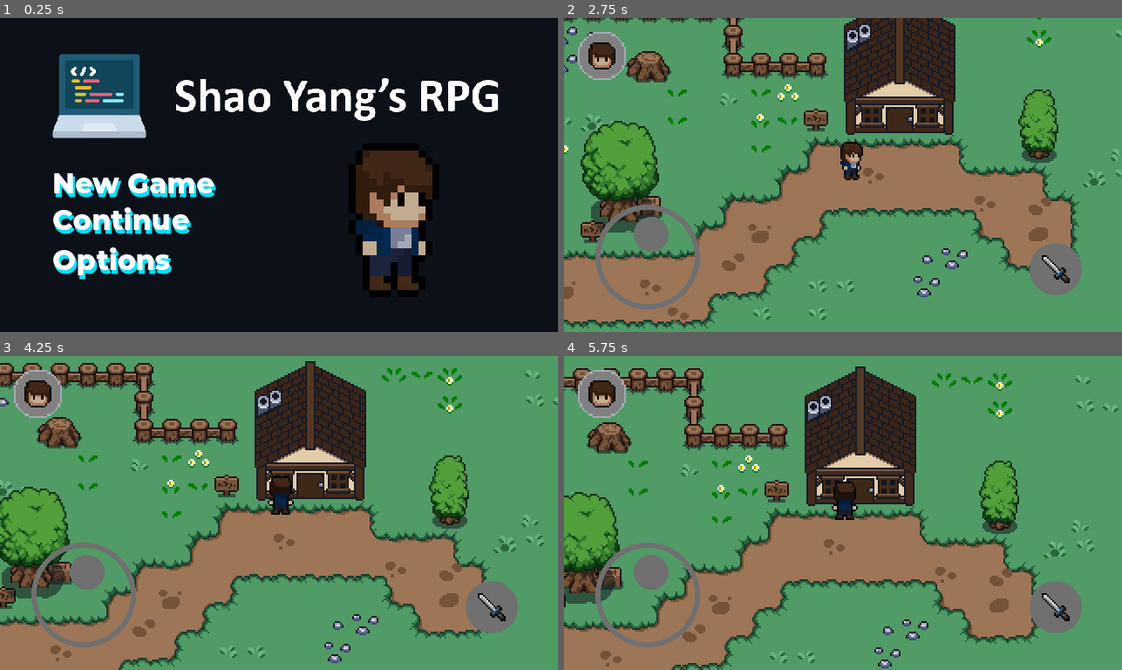
Above: before the commit, frames 1-4 (two rows, left to right).
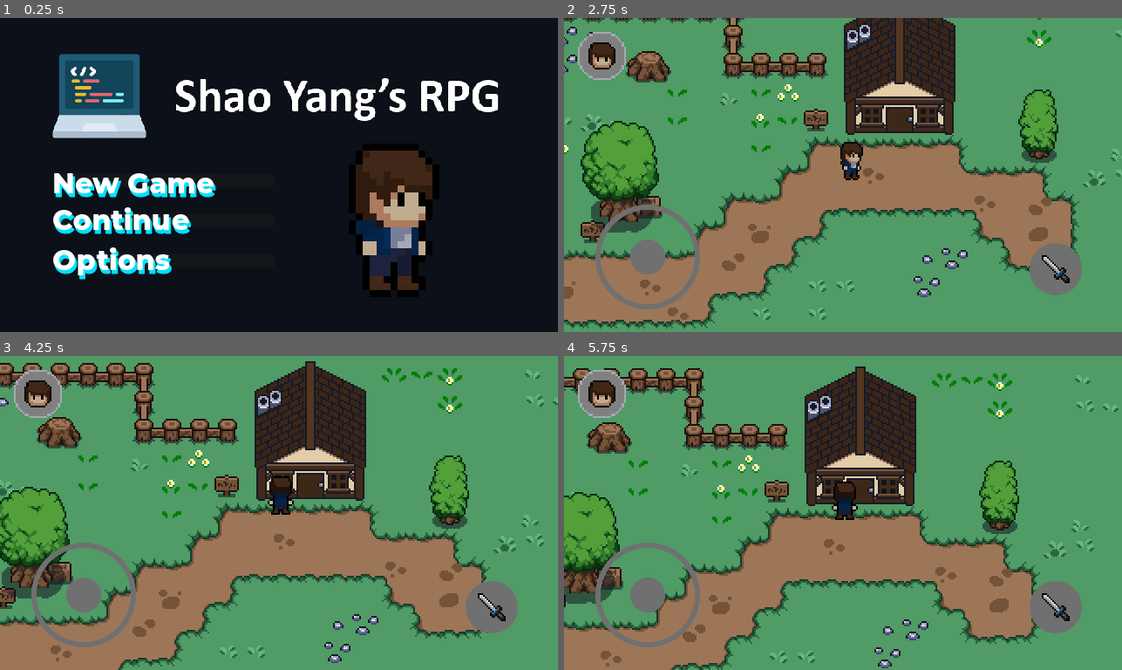
Above: after the commit, the same moments.

Repository: SYChai271/SY-RPG
Game: Godot game, scene res://title/Title.tscn
Two runs of this game, one before a commit and one after it. Both use one fixed random seed, a clock stepped at 60 frames per second and the inputs below.
Inputs (mouse positions are in pixels of both pictures, inside the frame that each line leads up to):
- Up to frame 1 (0.25 s): no input
- Up to frame 2 (2.75 s): click "New Game" at 0.5 s; tap Enter at 1.25 s; move the mouse to (965, 159) at 1.27 s; tap X (attack) at 1.35 s; click (965, 159) at 1.42 s; drag from (731, 190) to (815, 237) at 2.02 s
- Up to frame 3 (4.25 s): move the mouse to (334, 443) at 2.77 s; tap X (attack) at 2.85 s; click (334, 443) at 2.92 s; drag from (251, 575) to (111, 465) at 3.52 s
- Up to frame 4 (5.75 s): move the mouse to (1010, 560) at 4.27 s; tap X (attack) at 4.35 s; click (1010, 560) at 4.42 s; tap Space at 5 s; drag from (675, 465) to (759, 434) at 5.02 s

The runs differ from the first frame. In frame 2, 0.8% of the frame differs, in the area x 11-19%, y 63-82%; in frame 3, 0.8%; in frame 4, 0.8%.

Commit message:
centred handle

Diff:
--- a/title/Buttons/MenuButton.tscn
+++ b/title/Buttons/MenuButton.tscn
@@ -4,17 +4,14 @@
 [ext_resource type="Script" path="res://title/Buttons/MenuButton.gd" id="2"]
 
 [node name="MenuButton" type="Button"]
-anchors_preset = 15
-anchor_right = 1.0
-anchor_bottom = 1.0
-offset_bottom = -160.0
-flat = true
 script = ExtResource("2")
 
 [node name="Label" type="Label" parent="."]
 anchors_preset = 15
 anchor_right = 1.0
 anchor_bottom = 1.0
+grow_horizontal = 2
+grow_vertical = 2
 theme_override_colors/font_shadow_color = Color(0, 0.882353, 1, 1)
 theme_override_constants/shadow_offset_y = 2
 theme_override_fonts/font = ExtResource("1")
--- a/title/Buttons/NewGameButton.tscn
+++ b/title/Buttons/NewGameButton.tscn
@@ -3,12 +3,7 @@
 [ext_resource type="PackedScene" uid="uid://1ufp8njljyrr" path="res://title/Buttons/MenuButton.tscn" id="1"]
 
 [node name="NewGameButton" instance=ExtResource("1")]
-grow_horizontal = 2
-grow_vertical = 2
 
 [node name="Label" parent="." index="0"]
-layout_mode = 3
 offset_bottom = 4.0
-grow_horizontal = 2
-grow_vertical = 2
 text = "New Game"
--- a/title/Title.tscn
+++ b/title/Title.tscn
@@ -59,37 +59,22 @@
 alignment = 1
 
 [node name="NewGameButton" parent="Options/CentreRow/Buttons" instance=ExtResource("2")]
-anchors_preset = 0
-anchor_right = 0.0
-anchor_bottom = 0.0
 offset_top = 17.0
 offset_right = 128.0
 offset_bottom = 25.0
-grow_horizontal = 1
-grow_vertical = 1
 scene_to_load = "res://World.tscn"
 
 [node name="ContinueButton" parent="Options/CentreRow/Buttons" instance=ExtResource("3")]
-anchors_preset = 0
-anchor_right = 0.0
-anchor_bottom = 0.0
 offset_top = 40.0
 offset_right = 128.0
 offset_bottom = 48.0
-grow_horizontal = 1
-grow_vertical = 1
 script = ExtResource("7")
 
 [node name="OptionButton" parent="Options/CentreRow/Buttons" instance=ExtResource("4")]
 texture_filter = 1
-anchors_preset = 0
-anchor_right = 0.0
-anchor_bottom = 0.0
 offset_top = 63.0
 offset_right = 128.0
 offset_bottom = 71.0
-grow_horizontal = 1
-grow_vertical = 1
 
 [node name="CenterContainer" type="CenterContainer" parent="Options/CentreRow"]
 offset_left = 132.0
--- a/ui/mobile_joystick.gd
+++ b/ui/mobile_joystick.gd
@@ -14,7 +14,7 @@
 			ongoing_drag = event.get_index()
 	if event is InputEventScreenTouch and not event.pressed and event.get_index() == ongoing_drag:
 		joystick_active = false
-		$Sprite2D.position = Vector2(50, 124)
+		$Sprite2D.position = Vector2(48, 137)
 		ongoing_drag = -1
 
 func calculate_move_vector(event_position):
--- a/ui/mobile_joystick.tscn
+++ b/ui/mobile_joystick.tscn
@@ -7,6 +7,9 @@
 
 [sub_resource type="CircleShape2D" id="CircleShape2D_wo7nt"]
 radius = 136.0
+
+[sub_resource type="CircleShape2D" id="CircleShape2D_2dl1u"]
+radius = 15.0
 
 [node name="Controls" type="CanvasLayer"]
 script = ExtResource("1_c56va")
@@ -32,4 +35,5 @@
 position = Vector2(-26.6667, -26.6667)
 scale = Vector2(3.33333, 3.33333)
 texture_normal = ExtResource("4_do1ps")
+shape = SubResource("CircleShape2D_2dl1u")
 action = "attack"
Not shown: 1 places in ui/mobile_joystick.tscn that only renumber resources
